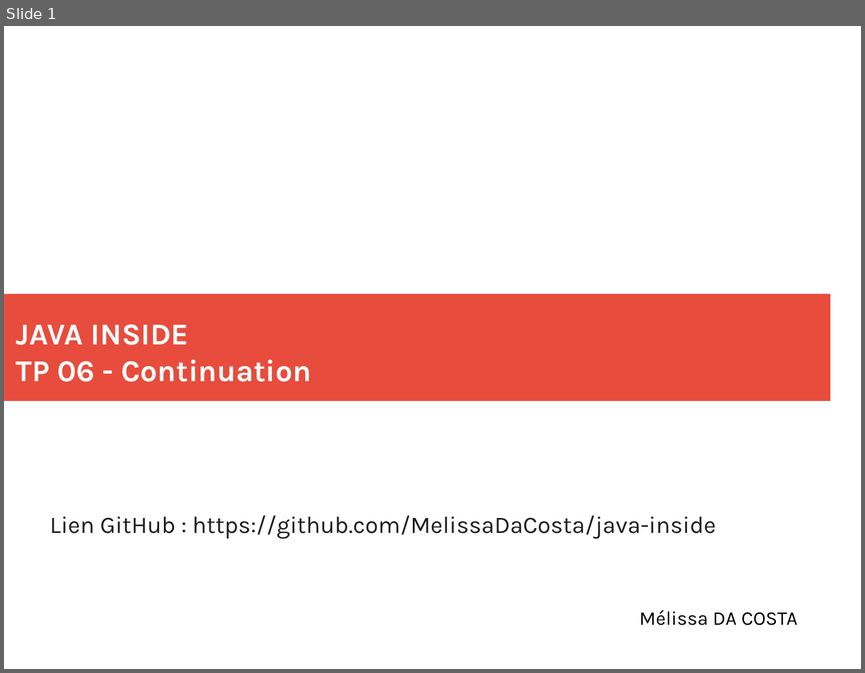
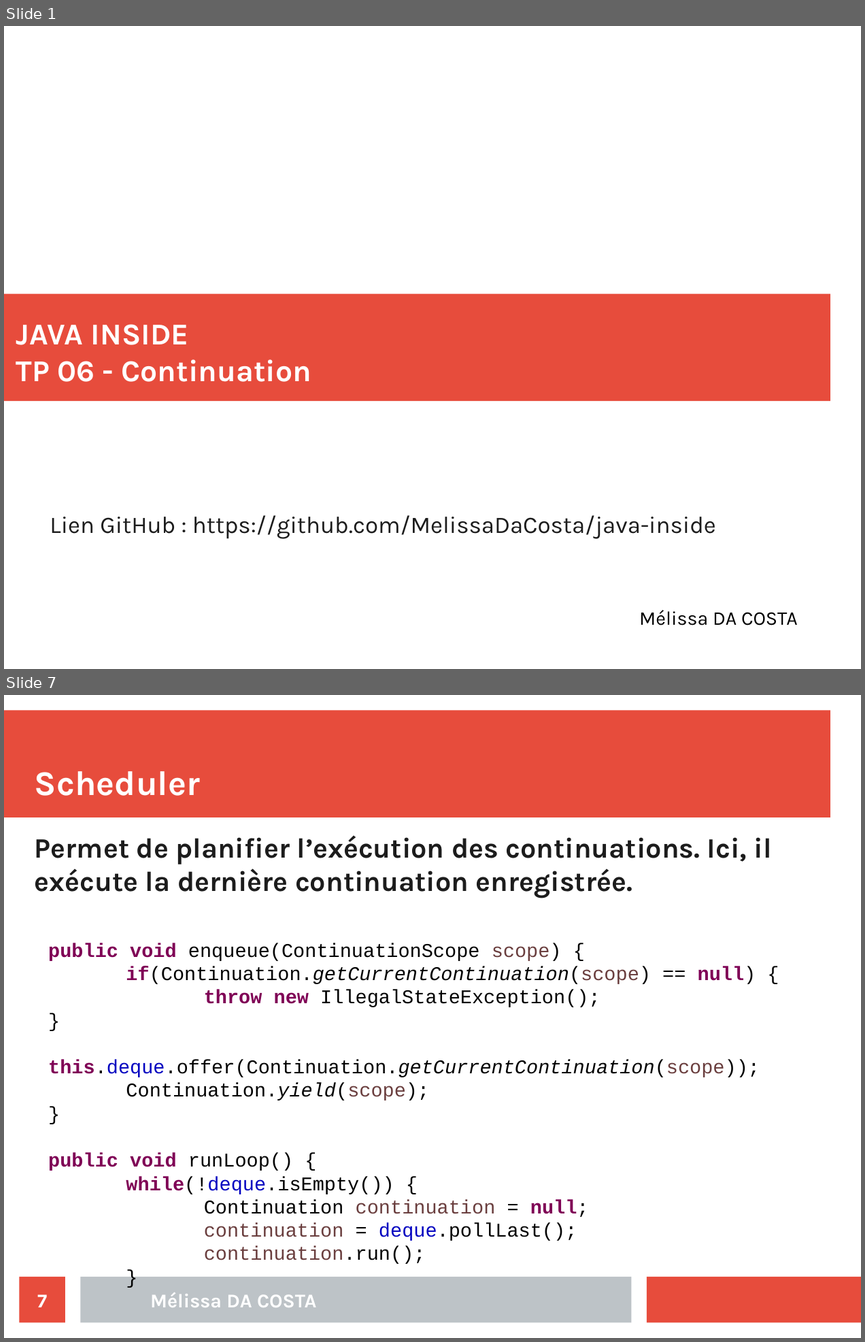
Before and after one commit to MelissaDaCosta/java-inside, a slide deck: lab6/Mélissa_DA_COSTA_slides_TP06.odp. Shown one above the other, each under a label of ours: slide 1 before the commit, slides 1 and 7 after it; the slides between them are not shown. The pictures are 865x673 and 865x1342 pixels, drawn with LibreOffice and Linux fonts; fonts in the diff are those of the drawing. Boxes give left, top, right and bottom in pixels: in the first picture for what was removed or moved away, otherwise in the second. Text is boxed around its words. In the diff, an @@ line names an element or a change of style, - is before the commit and + after.

```diff
--- a/lab6/Mélissa_DA_COSTA_slides_TP06.odp
+++ b/lab6/Mélissa_DA_COSTA_slides_TP06.odp
@@ slide 7 added at (x1=4, y1=695, x2=861, y2=1338), background #FFFFFF @@
@@ rectangle added at (x1=4, y1=711, x2=830, y2=818), fill #E74C3C @@
@@ title added at (x1=35, y1=771, x2=200, y2=796), 32 pt, text #FFFFFF, bold @@
+Scheduler
@@ text added at (x1=35, y1=835, x2=772, y2=898), 26 pt, text #1C1C1C, bold @@
+Permet de planifier l’exécution des continuations. Ici, il exécute la dernière continuation enregistrée.
@@ text added at (x1=48, y1=943, x2=759, y2=1263), 18 pt, text #000000 @@
+public void enqueue(ContinuationScope scope) {
+if(Continuation.getCurrentContinuation(scope) == null) {
+throw new IllegalStateException();
+}
+this.deque.offer(Continuation.getCurrentContinuation(scope));
+Continuation.yield(scope);
+}
+public void runLoop() {
+while(!deque.isEmpty()) {
+Continuation continuation = null;
+continuation = deque.pollLast();
+continuation.run();
+}
+}
@@ page number added at (x1=20, y1=1276, x2=65, y2=1323), fill #E74C3C, 18 pt, text #FFFFFF, bold @@
+7
@@ rectangle added at (x1=80, y1=1276, x2=632, y2=1323), fill #BDC3C7 @@
@@ rectangle added at (x1=647, y1=1276, x2=861, y2=1323), fill #E74C3C @@
@@ text added at (x1=150, y1=1292, x2=317, y2=1307), 18 pt, text #FFFFFF, bold @@
+Mélissa DA COSTA
```
Also in this commit, not shown: 5 other slides added, 6 slides removed, 4 other files.
